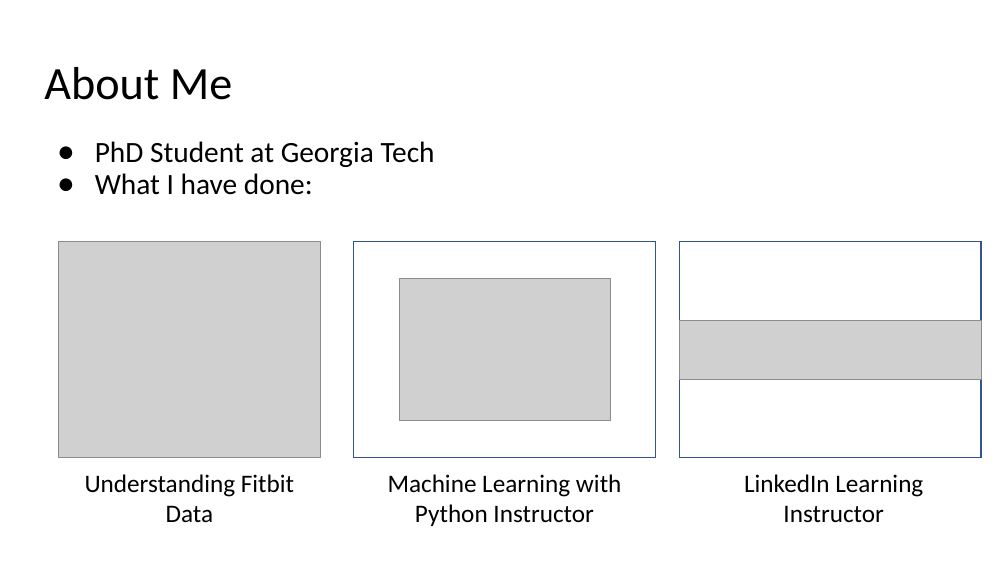
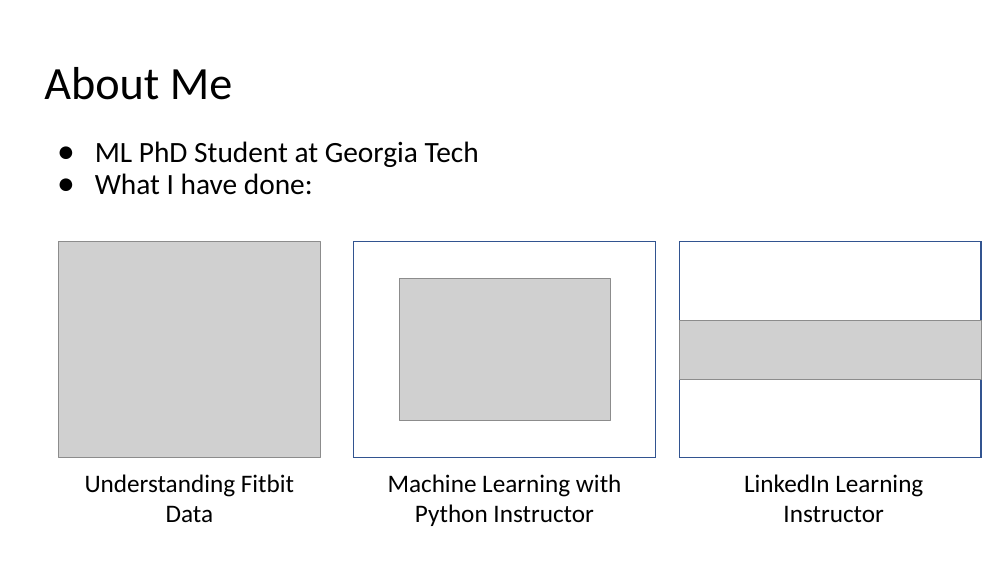
Before and after one commit to mGalarnyk/MLModelsScikit-Learn, a slide deck: slide 2 of powerpoints/Introduction.pptx. Drawn at 1008x567 pixels with LibreOffice and Linux fonts; fonts in the diff are those of the drawing; grey boxes stand for pictures. Boxes give left, top, right and bottom in pixels: in the first picture for what was removed or moved away, otherwise in the second. Text is boxed around its words. In the diff, an @@ line names an element or a change of style, - is before the commit and + after.

```diff
--- a/powerpoints/Introduction.pptx
+++ b/powerpoints/Introduction.pptx
@@ text at (x1=95, y1=141, x2=479, y2=167): text changed @@
-● PhD Student at Georgia Tech
+● ML PhD Student at Georgia Tech
```
Also in this commit, not shown: 5 other slides changed, 4 slides added, 2 slides removed, 3 other files.
